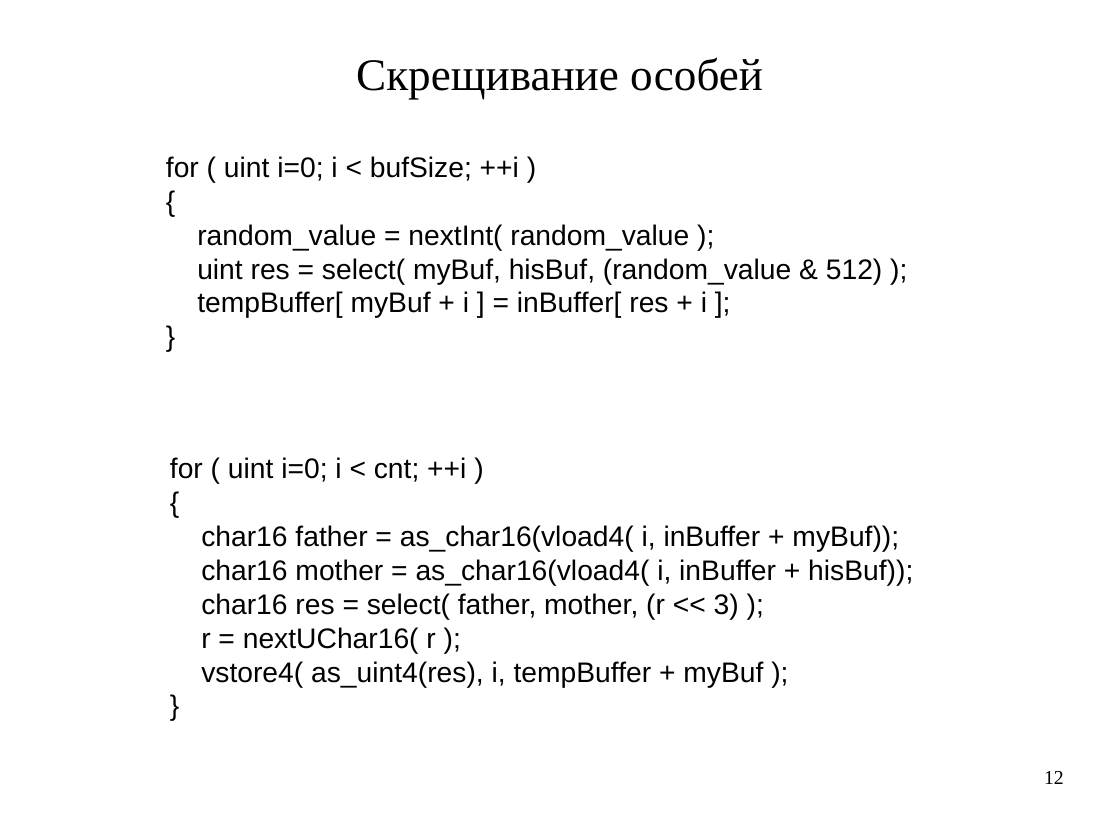
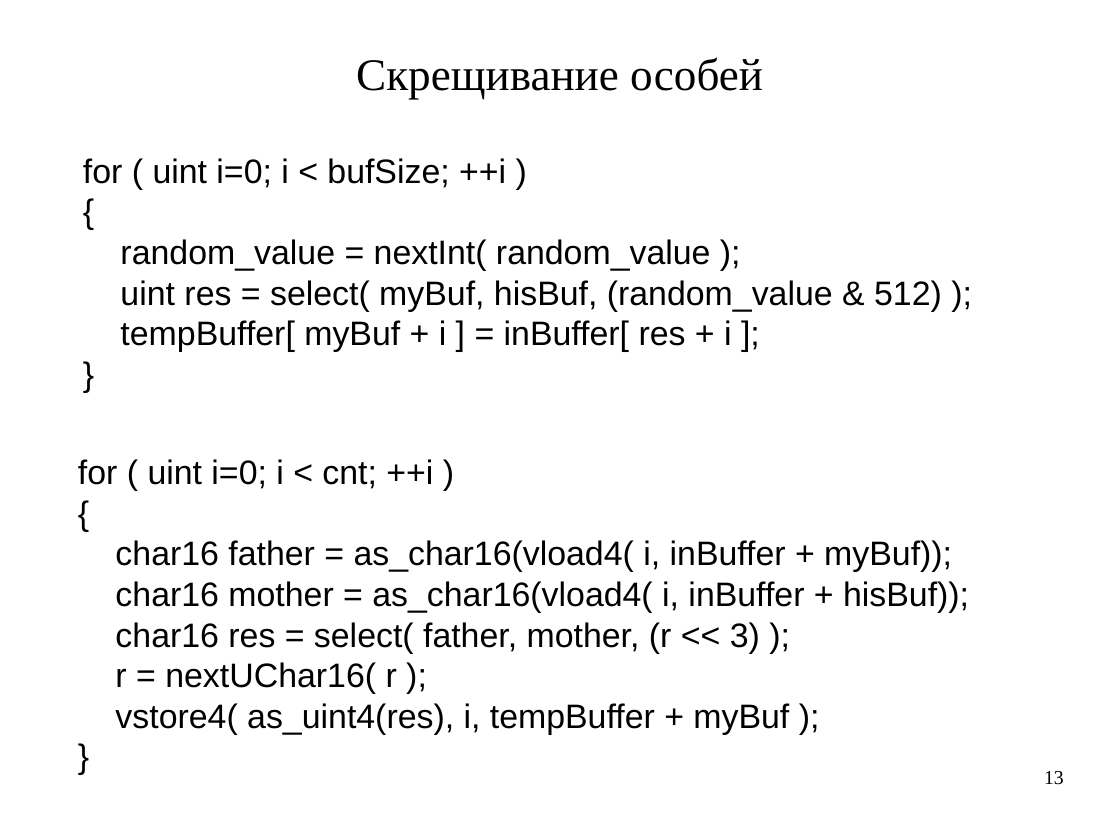
Before and after one commit to artem-bochkarev/master-work, a slide deck: slide 13 of Presentation.odp (slide 12 before the commit). Drawn at 1120x840 pixels with LibreOffice and Linux fonts; fonts in the diff are those of the drawing. Boxes give left, top, right and bottom in pixels: in the first picture for what was removed or moved away, otherwise in the second. Text is boxed around its words. In the diff, an @@ line names an element or a change of style, - is before the commit and + after.

```diff
--- a/Presentation.odp
+++ b/Presentation.odp
@@ text "for ( uint i=0; i ...": place and size @@
-text "for ( uint i=0; i ..." at [166, 156, 883, 318]
+text "for ( uint i=0; i ..." at [83, 158, 942, 352]
@@ text "for ( uint i=0; i ..." at [83, 158, 942, 352]: size 20 to 24 pt @@
@@ text "for ( uint i=0; i ..." at [78, 459, 969, 735]: size 20 to 24 pt @@
@@ text "for ( uint i=0; i ...": place and size @@
-text "for ( uint i=0; i ..." at [170, 457, 913, 688]
+text "for ( uint i=0; i ..." at [78, 459, 969, 735]
@@ page number at [1044, 771, 1064, 785]: text changed @@
-12
+13
```
Also in this commit, not shown: 7 other slides changed, 2 slides added.
